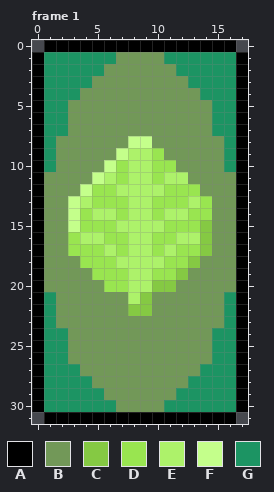
File history of a pixel-art file, Graphics/Leaf_card.aseprite. The first picture shows the starting point.
18x32 pixels, 1 frame. Shown: frame 1. The commit also changed other frames, which this record leaves out.
Palette (. is transparent): A #000000  B #729858  C #85c943  D #99e550  E #adf26a  F #c4ff8b  G #1c9463
The result:
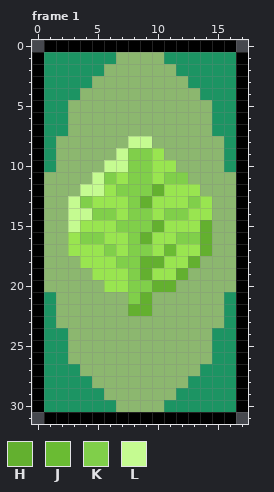
Colours new in this view: H #63b02f  J #6abb33  K #80cf4a  L #c5fb91
Changes in this commit:
@@ palette @@
-B #729858
+B #8cb76f
--- frame 1, layer "Layer 1"
@@ x 0..17 @@
  7 AGGBBBBBBBBBBBBGGA
- 8 AGBBBBBBFFBBBBBBGA
- 9 AGBBBBBFEEDBBBBBGA
-10 AGBBBBFDEEDDBBBBGA
-11 ABBBBFEDEEDEEBBBBA
-12 ABBBFDDEEEEDDDBBBA
-13 ABBFEDDDEEDDDEDBBA
-14 ABBFDEEDEEDEEDDBBA
-15 ABBFDDDEEEEDDDCBBA
-16 ABBDEEDDEEDDEECBBA
-17 ABBDDDEDEEDEDDCBBA
-18 ABBBDDDEEEEDDCBBBA
-19 ABBBBDDDEEDDCBBBBA
-20 ABBBBBDDEECCBBBBBA
-21 AGBBBBBBECBBBBBBGA
-22 AGBBBBBBCCBBBBBBGA
+ 8 AGBBBBBBLLBBBBBBGA
+ 9 AGBBBBBLKKDBBBBBGA
+10 AGBBBBLLKKDDBBBBGA
+11 ABBBBLKDKKDKKBBBBA
+12 ABBBLLDKKKHDDDBBBA
+13 ABBLKDDDKHDDDKDBBA
+14 ABBLLKKDKKDKKDDBBA
+15 ABBLDDDKKKHDDDHBBA
+16 ABBDKKDDKHDDKKHBBA
+17 ABBDDDKDKKDJDDHBBA
+18 ABBBDDDKKHHDDHBBBA
+19 ABBBBDDDKHDDHBBBBA
+20 ABBBBBDDKKHHBBBBBA
+21 AGBBBBBBKHBBBBBBGA
+22 AGBBBBBBHHBBBBBBGA
 23 AGBBBBBBBBBBBBBBGA
